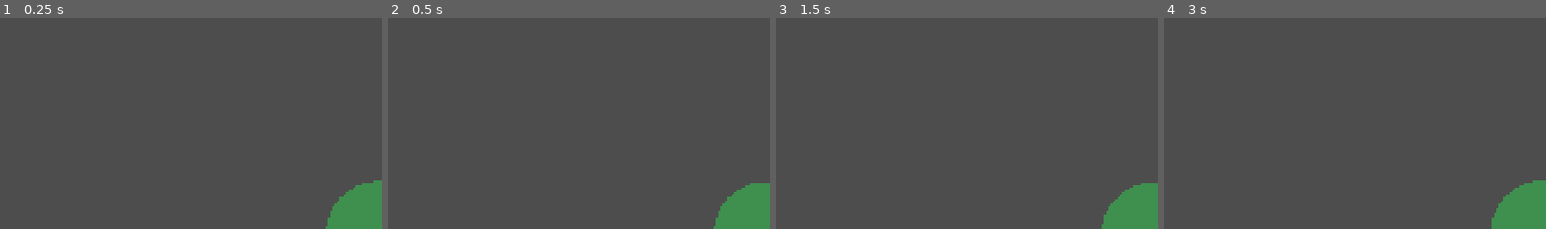
Above: before the commit, frames 1-4 (left to right).
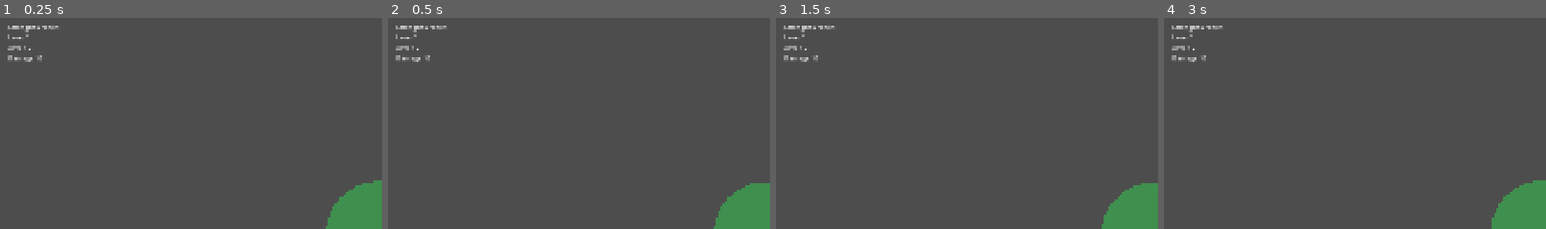
Above: after the commit, the same moments.

Repository: Triggggie/tree-guardian
Game: Godot game, scene res://scenes/main_world.tscn
Two runs of this game, one before a commit and one after it. Both use one fixed random seed, a clock stepped at 60 frames per second and the inputs below. The project has no main scene, so this scene is started directly.
Inputs:
- Up to frame 1 (0.25 s): no input
- Up to frame 2 (0.5 s): no input
- Up to frame 3 (1.5 s): no input
- Up to frame 4 (3 s): no input
The pictures show only the part of the screen within x 0-50%, y 6-56%; the shares and areas given below are measured in that part.

The runs differ from the first frame. In frame 1, 0.5% of the frame differs, in the area x 2-16%, y 3-21%; in frame 2, 0.5%; in frame 3, 0.5%; in frame 4, 0.5%.

Commit message:
Add branch progression debug HUD

Diff:
--- /dev/null
+++ b/branch_info_label.gd
@@ -0,0 +1,41 @@
+extends Label
+
+
+var strength_branch: Node
+
+
+func _ready() -> void:
+	strength_branch = get_tree().get_first_node_in_group(
+		"strength_branch"
+	)
+
+	if strength_branch == null:
+		text = "Strength Branch nenalezena"
+		return
+
+	strength_branch.level_changed.connect(
+		_on_level_changed
+	)
+
+	update_label()
+
+
+func _process(_delta: float) -> void:
+	if is_instance_valid(strength_branch):
+		update_label()
+
+
+func _on_level_changed(_new_level: int) -> void:
+	update_label()
+
+
+func update_label() -> void:
+	text = (
+		"Strength Branch\n"
+		+ "Level %d\n" % strength_branch.branch_level
+		+ "XP %d / %d\n" % [
+			strength_branch.current_xp,
+			strength_branch.xp_required_per_level
+		]
+		+ "Damage %.0f" % strength_branch.get_current_damage()
+	)
--- a/scenes/main_world.tscn
+++ b/scenes/main_world.tscn
@@ -4,6 +4,7 @@
 [ext_resource type="Script" uid="uid://c1cebm5kq3y4s" path="res://scripts/ground.gd" id="1_tt5ry"]
 [ext_resource type="PackedScene" uid="uid://bq6epklbpqjum" path="res://scenes/enemies/bark_beetle.tscn" id="3_wjoj8"]
 [ext_resource type="Script" uid="uid://d0y22yvotgvj" path="res://scripts/essence_label.gd" id="4_bdp8l"]
+[ext_resource type="Script" uid="uid://cshm6xwe5aw2w" path="res://branch_info_label.gd" id="5_jj0au"]
 
 [node name="MainWorld" type="Node2D" unique_id=487831534]
 
@@ -37,6 +38,17 @@
 text = "Forest Essence: 0"
 script = ExtResource("4_bdp8l")
 
+[node name="BranchInfoLabel" type="Label" parent="UI" unique_id=108012457]
+offset_left = 30.0
+offset_top = 90.0
+offset_right = 350.0
+offset_bottom = 210.0
+text = "Strength Branch
+Level 1
+XP 0 / 2
+Damage 10"
+script = ExtResource("5_jj0au")
+
 [node name="Camera2D" type="Camera2D" parent="." unique_id=827092689]
 enabled = false
 
--- a/scripts/strength_branch.gd
+++ b/scripts/strength_branch.gd
@@ -29,6 +29,8 @@
 
 
 func _ready() -> void:
+	add_to_group("strength_branch")
+
 	resting_rotation = rotation
 	cooldown_timer.timeout.connect(_on_cooldown_timer_timeout)
 
Not shown, added: branch_info_label.gd.uid
